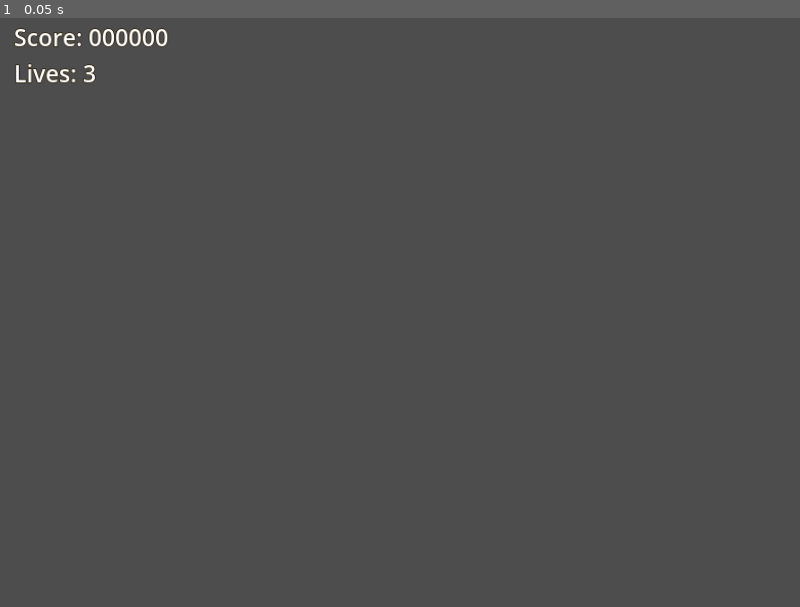
Above: before the commit, frame 1.
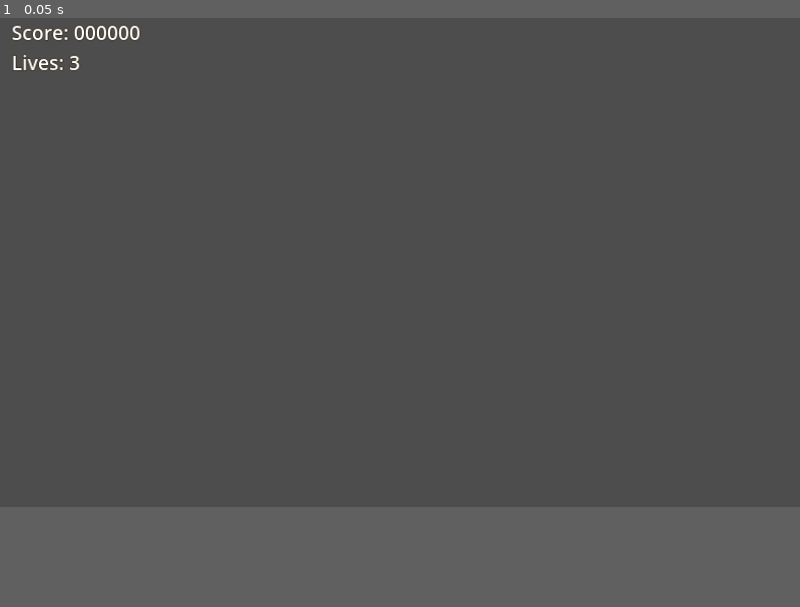
Above: after the commit, the same moment.

Repository: O-39889/brickout
Game: Godot game, scene res://scenes/main_level.tscn
Two runs of this game, one before a commit and one after it. Both use one fixed random seed, a clock stepped at 60 frames per second and the inputs below.
Inputs:
- Up to frame 1 (0.05 s): no input
The window is 800x600 before the commit and 800x500 after it. Grey fills any space a smaller window leaves; there, only what the larger window draws over its background counts as a difference.

The runs differ from the first frame. In frame 1, 0.6% of the frame differs, in the area x 1-21%, y 1-12%.

Commit message:
Change the aspect ratio again? (16:10 ?????)

Diff:
--- a/project.godot
+++ b/project.godot
@@ -27,7 +27,7 @@
 
 [display]
 
-window/size/viewport_width=1440
+window/size/viewport_width=1728
 window/size/viewport_height=1080
 window/size/mode=2
 window/stretch/mode="canvas_items"
